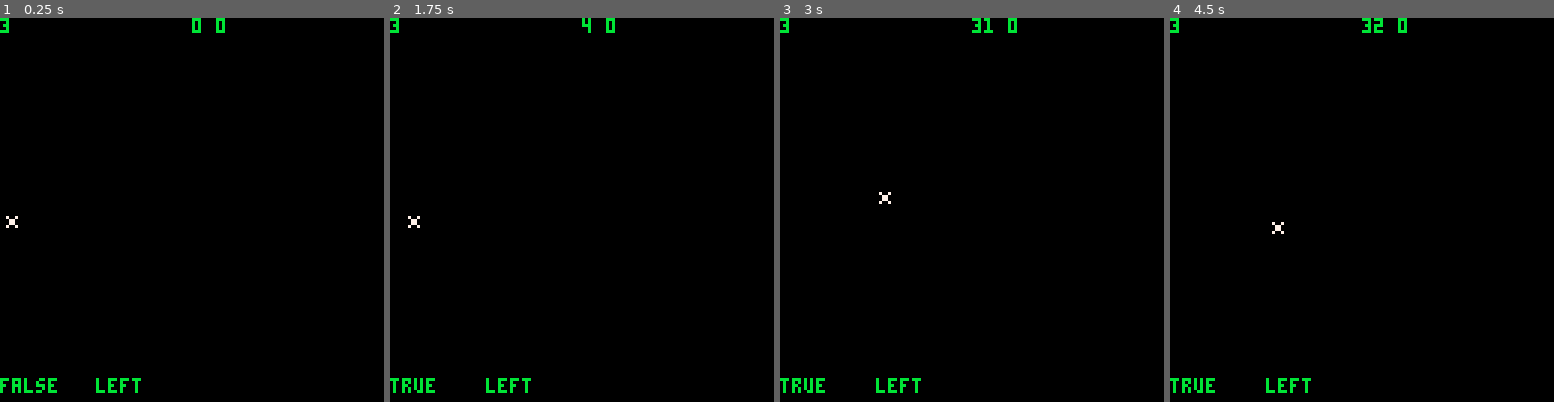
Above: before the commit, frames 1-4 (left to right).
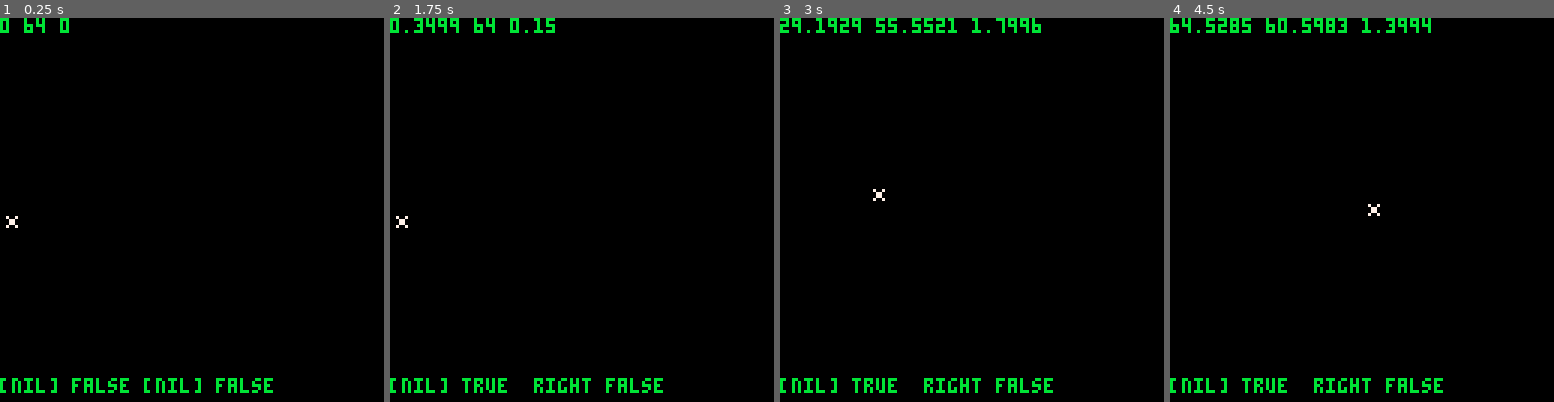
Above: after the commit, the same moments.

Repository: NinetiesPaul/PicoRescue
Game: PICO-8 cartridge picorescue.p8
Same seed, same stepped clock (60 frames per second), same inputs: the game is played once before the commit and once after it.
Inputs:
- Up to frame 1 (0.25 s): no input
- Up to frame 2 (1.75 s): tap X (X key) at 0.33, 1.07 s; tap O (Z key) at 0.7, 1.7 s; hold Right from 1.6 s (still down)
- Up to frame 3 (3 s): tap X (X key) at 1.85, 2.97 s; release Right at 2.1 s; tap O (Z key) at 2.1, 2.5, 2.9 s; hold Up 2.15-2.42 s; hold Right from 2.47 s (still down)
- Up to frame 4 (4.5 s): release Right at 3.03 s; hold Left 3.08-3.58 s; tap O (Z key) at 3.3, 3.7, 4.1 s; hold Down 3.63-3.97 s; hold Right from 4.02 s (still down); tap X (X key) at 4.08 s

The runs differ from the first frame. In frame 1, 1.3% of the frame differs, in the area x 0-72%, y 0-98%; in frame 2, 1.8%; in frame 3, 2.1%; in frame 4, 2.2%.

Commit message:
added y movement handling

Diff:
--- a/picorescue.p8
+++ b/picorescue.p8
@@ -3,16 +3,16 @@
 __lua__
 function _init()
 
+player_strt_y = 64
 player = {
 	["x"] = 0,
-	["y"] = 64,
+	["y"] = player_strt_y,
 	["mv_speed"] = 1,
 	["on_mission"] = false,
 	["speed"] = 0,
-	["speed_dir"] = "left"
+	["speed_dir"] = null,
+	["mvn_dir"] = null
 }
-
-btn_pressed = false
 
 screen = {
 	1, -- start
@@ -21,14 +21,14 @@
 	4 -- airplane
 }
 
-curr_screen = screen[3]
+curr_screen = screen[2]
+btn_pressed = false
+mvn_y = false
 
 end
 
 function _draw()
 	cls()
-
-	print(curr_screen,0,0,11)
 
 	if (curr_screen == 2) then
 		spr(00,player.x,player.y)
@@ -38,10 +38,12 @@
 		spr(00,player.x,player.y)
 	end
 
-	print(player.x.." "..player.speed,64,0,11)
+	print(player.x.." "..player.y.." "..player.speed,0,0,11)
 
-	print(btn_pressed,0,120,11)
-	print(player.speed_dir,32,120,11)
+	print(player.mvn_dir,0,120,11)
+	print(btn_pressed,24,120,11)
+	print(player.speed_dir,48,120,11)
+	print(mvn_y,72,120,11)
 end
 
 function _update()
@@ -54,17 +56,16 @@
 
  btn_pressed = not (btn() == 0)
 
+	mvn_y = btn(2) or btn(3)
 end
 -->8
 -- movement
 
 function move_human()
-
 	if (btn(1)) player.x+=player.mv_speed
 	if (btn(0)) player.x-=player.mv_speed
 	if (btn(3)) player.y+=player.mv_speed
 	if (btn(2)) player.y-=player.mv_speed
-
 end
 
 function move_rotor()
@@ -98,8 +99,35 @@
 		end
 	end
 
-	--if (btn(3)	and player.speed < 2) player.y+=player.mv_speed
-	--if (btn(2)	and player.speed < 2) player.y-=player.mv_speed
+	if btn(3)	then
+		if player.speed_dir == "up" then
+			if player.speed > 0 then
+				player.speed-=0.10
+				player.y-=player.speed
+			else
+				player.speed_dir = "down"
+			end
+		else
+			if (player.speed <= 2) player.speed += 0.05
+		 player.y += player.speed
+		 player.speed_dir = "down"
+	 end
+	end
+
+	if btn(2)	then
+		if player.speed_dir == "down" then
+			if player.speed > 0 then
+				player.speed-=0.10
+				player.y+=player.speed
+			else
+				player.speed_dir = "up"
+			end
+		else
+			if (player.speed <= 2) player.speed += 0.05
+		 player.y -= player.speed
+		 player.speed_dir = "up"
+		end
+	end
 end
 
 function upd_rotor_mvmt()
@@ -107,10 +135,18 @@
 			if (player.speed > 0) player.speed -= 0.05
 			if (player.speed_dir == "right") player.x+=player.speed
 			if (player.speed_dir == "left") player.x-=player.speed
+			if (player.speed_dir == "up") player.y-=player.speed
+			if (player.speed_dir == "down") player.y+=player.speed
 	end
 
 	if (player.speed > 2) player.speed = 2
 	if (player.speed < 0) player.speed = 0
+	if (player.speed == 0) player.speed_dir = null
+end
+
+function check_hostage()
+	check_celx_px = player.x
+	check_cely_py = player.y+32
 end
 -->8
 -- navigation
@@ -121,9 +157,20 @@
 
 end
 __gfx__
+0000000000d000d000ffff0000000000000000000000000000000000000000000000000000000000000000000000000000000000000000000000000000000000
+0000000000ddddd000fcec0000000000000000000000000000000000000000000000000000000000000000000000000000000000000000000000000000000000
+0070070000d000d000feef0000000000000000000000000000000000000000000000000000000000000000000000000000000000000000000000000000000000
+0007700000ddddd0055dd55000000000000000000000000000000000000000000000000000000000000000000000000000000000000000000000000000000000
+0007700000d000d05055550500000000000000000000000000000000000000000000000000000000000000000000000000000000000000000000000000000000
+0070070000ddddd0f0f55f0f00000000000000000000000000000000000000000000000000000000000000000000000000000000000000000000000000000000
+0000000000d000d000f00f0000000000000000000000000000000000000000000000000000000000000000000000000000000000000000000000000000000000
+0000000000ddddd000f00f0000000000000000000000000000000000000000000000000000000000000000000000000000000000000000000000000000000000
 00000000000000000000000000000000000000000000000000000000000000000000000000000000000000000000000000000000000000000000000000000000
 00000000000000000000000000000000000000000000000000000000000000000000000000000000000000000000000000000000000000000000000000000000
-00700700000000000000000000000000000000000000000000000000000000000000000000000000000000000000000000000000000000000000000000000000
-00077000000000000000000000000000000000000000000000000000000000000000000000000000000000000000000000000000000000000000000000000000
-00077000000000000000000000000000000000000000000000000000000000000000000000000000000000000000000000000000000000000000000000000000
-00700700000000000000000000000000000000000000000000000000000000000000000000000000000000000000000000000000000000000000000000000000
+00800800000000000000000000000000000000000000000000000000000000000000000000000000000000000000000000000000000000000000000000000000
+00088000000000000000000000000000000000000000000000000000000000000000000000000000000000000000000000000000000000000000000000000000
+00088000000000000000000000000000000000000000000000000000000000000000000000000000000000000000000000000000000000000000000000000000
+00800800000000000000000000000000000000000000000000000000000000000000000000000000000000000000000000000000000000000000000000000000
+__gff__
+0000010000000000000000000000000000000000000000000000000000000000000000000000000000000000000000000000000000000000000000000000000000000000000000000000000000000000000000000000000000000000000000000000000000000000000000000000000000000000000000000000000000000000
+0000000000000000000000000000000000000000000000000000000000000000000000000000000000000000000000000000000000000000000000000000000000000000000000000000000000000000000000000000000000000000000000000000000000000000000000000000000000000000000000000000000000000000
